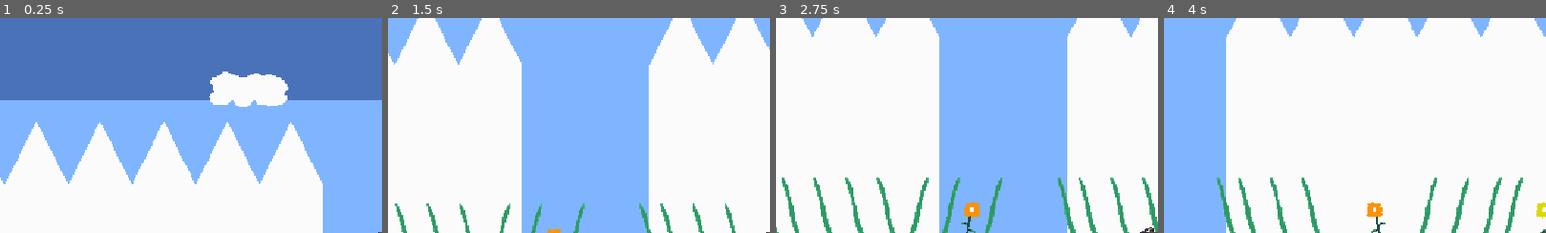
Above: before the commit, frames 1-4 (left to right).
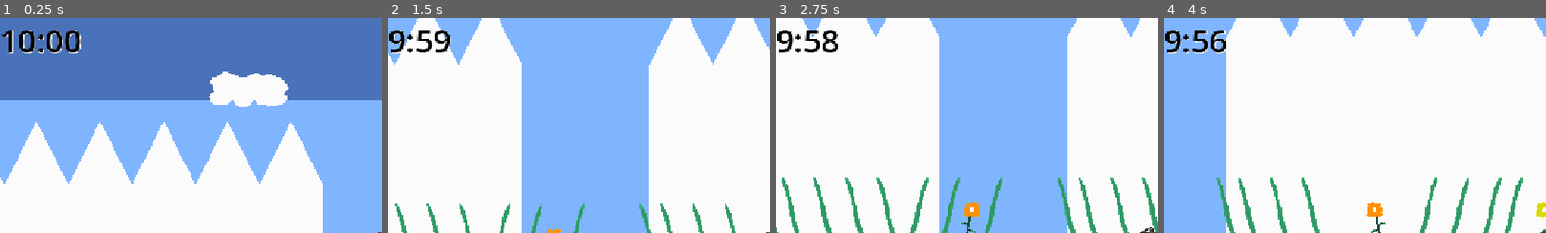
Above: after the commit, the same moments.

Repository: assembakr00/chessy-rat
Game: Godot game, scene res://scenes/main_level.tscn
Same seed, same stepped clock (60 frames per second), same inputs: the game is played once before the commit and once after it.
Inputs:
- Up to frame 1 (0.25 s): no input
- Up to frame 2 (1.5 s): hold Right (move_right) from 0.53 s (still down); tap W (jump) at 0.77 s
- Up to frame 3 (2.75 s): tap W (jump) at 1.52 s; release Right (move_right) at 2.03 s; hold Left (move_left) from 2.03 s (still down)
- Up to frame 4 (4 s): release Left (move_left) at 2.78 s; hold Right (move_right) from 2.78 s (still down); tap W (jump) at 3.02, 3.77 s
The pictures show only the part of the screen within x 0-50%, y 0-50%; the shares and areas given below are measured in that part.

The runs differ from the first frame. In frame 1, 1.2% of the frame differs, in the area x 0-22%, y 5-17%; in frame 2, 0.8%; in frame 3, 0.8%; in frame 4, 0.9%.

Commit message:
Added 10 minute countdown

Diff:
--- a/scenes/rat_player.tscn
+++ b/scenes/rat_player.tscn
@@ -189,3 +189,19 @@
 [node name="CollisionShape2D" type="CollisionShape2D" parent="." unique_id=691336874]
 position = Vector2(7, 2)
 shape = SubResource("RectangleShape2D_ufxs0")
+
+[node name="CountdownText" type="RichTextLabel" parent="." unique_id=735778284]
+offset_left = -576.0
+offset_top = -324.0
+offset_right = -399.0
+offset_bottom = -231.0
+theme_override_colors/default_color = Color(0, 0, 0, 1)
+theme_override_colors/font_shadow_color = Color(1, 1, 1, 1)
+theme_override_font_sizes/normal_font_size = 48
+text = "10:00"
+
+[node name="CountdownTimer" type="Timer" parent="CountdownText" unique_id=1938653924]
+one_shot = true
+autostart = true
+
+[connection signal="timeout" from="CountdownText/CountdownTimer" to="." method="_on_countdown_timer_timeout"]
--- a/scripts/rat_player.gd
+++ b/scripts/rat_player.gd
@@ -3,7 +3,10 @@
 const SPEED = 300.0
 const JUMP_VELOCITY = -400.0
 
+var time_left = 600
+
 @onready var rat_sprite: AnimatedSprite2D = $Ratplayer
+
 
 func _physics_process(delta: float) -> void:
 	if not is_on_floor():
@@ -26,3 +29,15 @@
 		rat_sprite.play("walk")
 	else:
 		rat_sprite.play("idle")
+
+
+func _on_countdown_timer_timeout() -> void:
+	# Decrease time
+	time_left -= 1
+
+	var time_text = str(floor(time_left / 60)) + ":" + str(time_left % 60)
+
+	$CountdownText.text = time_text
+
+	# Restart second clock
+	$CountdownText/CountdownTimer.start()
